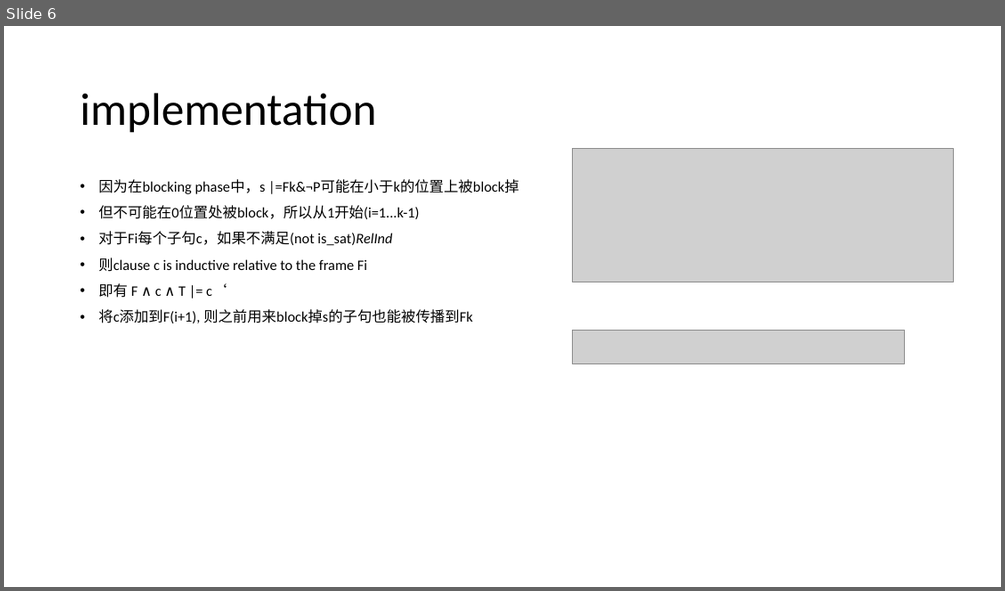
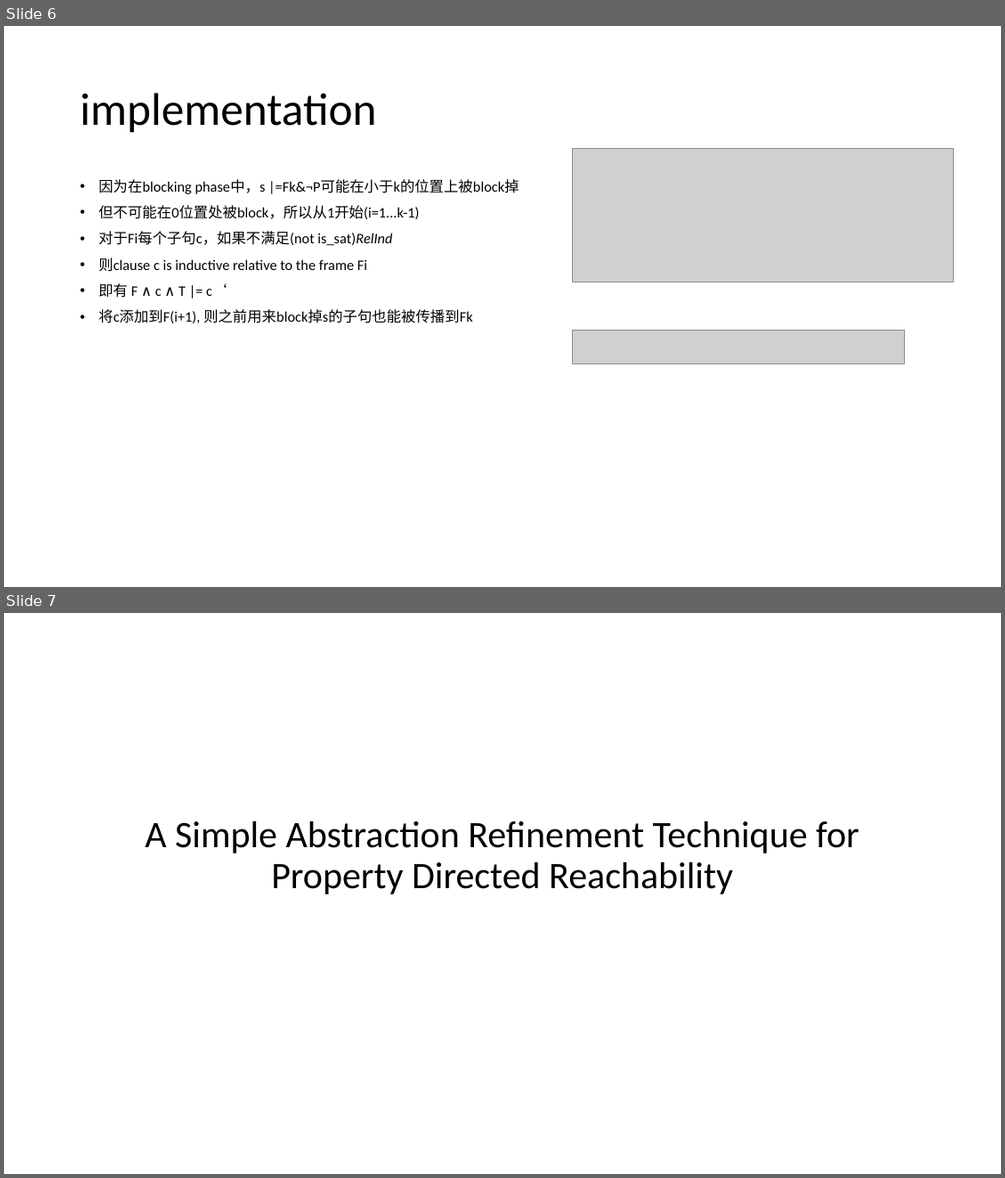
Before and after one commit to bacmive/paper_notes, a slide deck: notes10-ic3.pptx. Shown one above the other, each under a label of ours: slide 6 before the commit, slides 6 and 7 after it. The pictures are 1005x591 and 1005x1178 pixels, drawn with LibreOffice and Linux fonts; fonts in the diff are those of the drawing; grey boxes stand for pictures. Boxes give left, top, right and bottom in pixels: in the first picture for what was removed or moved away, otherwise in the second. Text is boxed around its words. In the diff, an @@ line names an element or a change of style, - is before the commit and + after.

```diff
--- a/notes10-ic3.pptx
+++ b/notes10-ic3.pptx
@@ slide 7 added at [4,613,1001,1174], background #FFFFFF @@
@@ title added at [145,821,859,894], 36 pt, text #000000 @@
+A Simple Abstraction Refinement Technique for
+Property Directed Reachability
```
Also in this commit, not shown: 2 other slides added, 2 other files.
